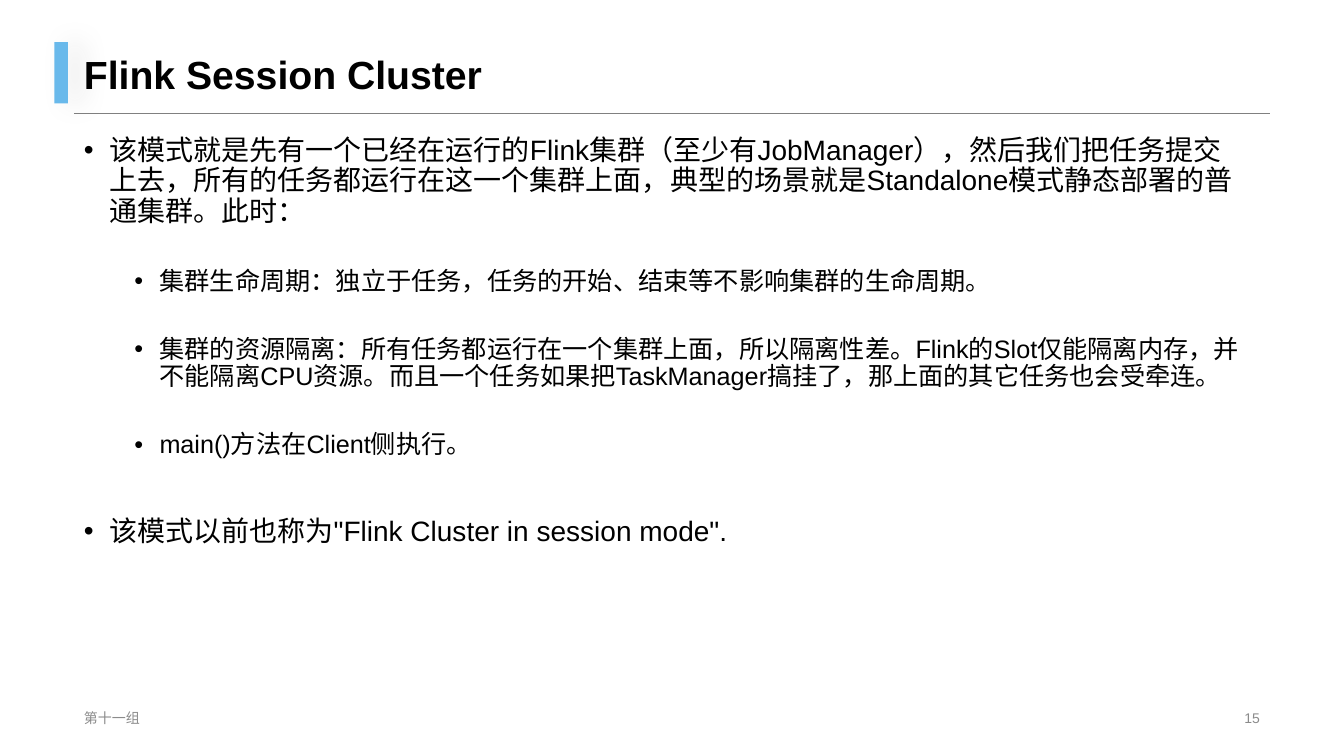
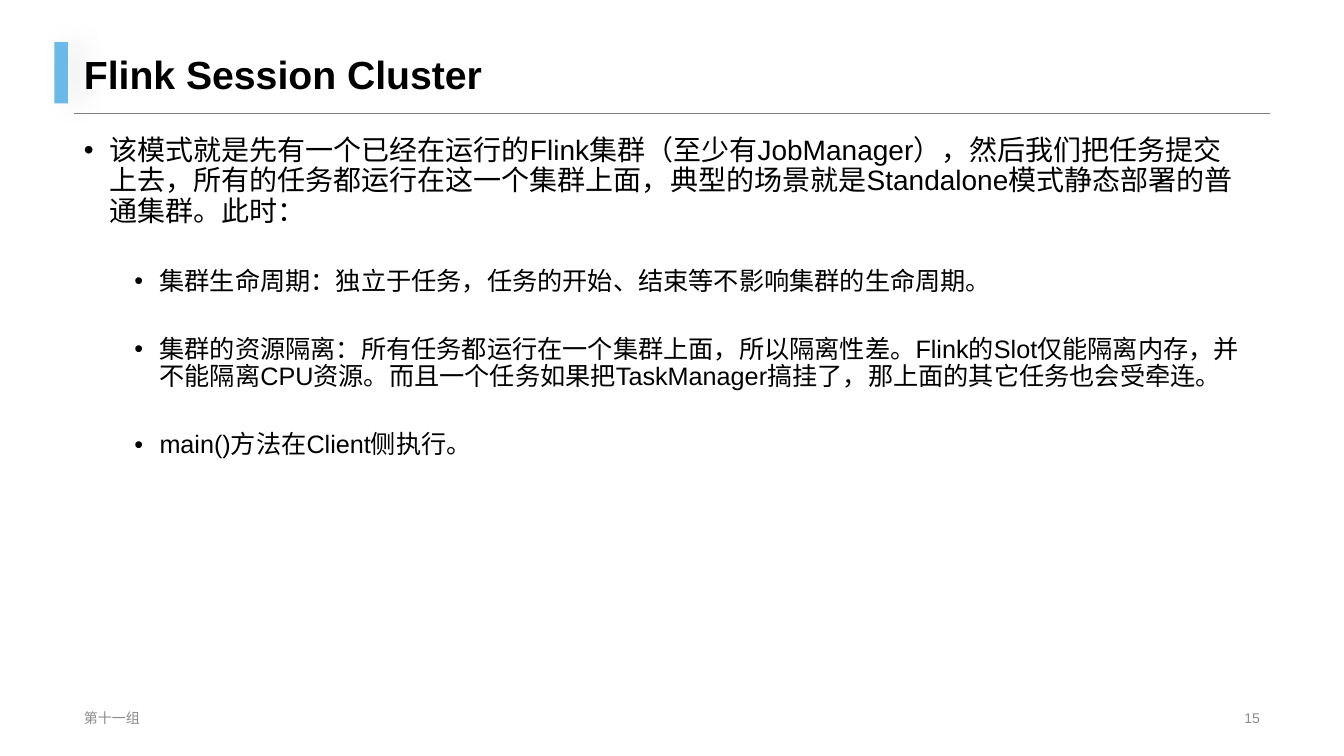
Before and after one commit to mongo-lab/cloud-research, a slide deck: slide 15 of 汇报ppt/项目周汇报-11组-第四次.pptx. Drawn at 1344x756 pixels with LibreOffice and Linux fonts; fonts in the diff are those of the drawing; background and template pictures are left out. Boxes give left, top, right and bottom in pixels: in the first picture for what was removed or moved away, otherwise in the second. Text is boxed around its words. In the diff, an @@ line names an element or a change of style, - is before the commit and + after.

```diff
--- a/汇报ppt/项目周汇报-11组-第四次.pptx
+++ b/汇报ppt/项目周汇报-11组-第四次.pptx
@@ text at (109,517,727,544): paragraph removed @@
-• 该模式以前也称为"Flink Cluster in session mode".
```
Also in this commit, not shown: 4 other slides changed, 18 other files.
